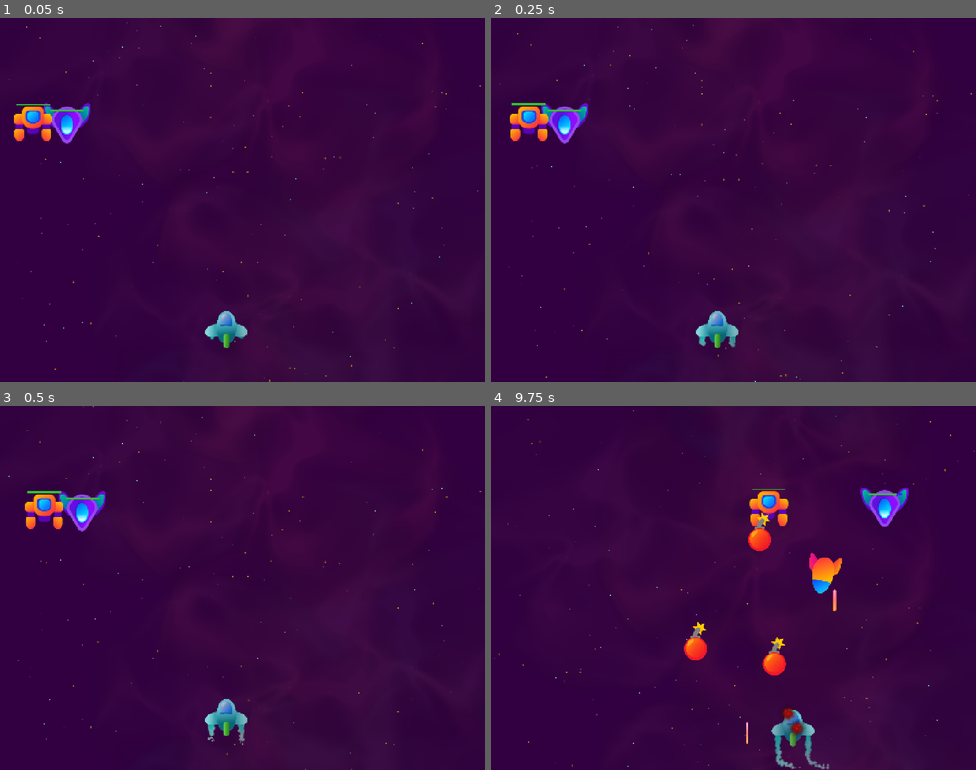
Above: before the commit, frames 1-4 (two rows, left to right).
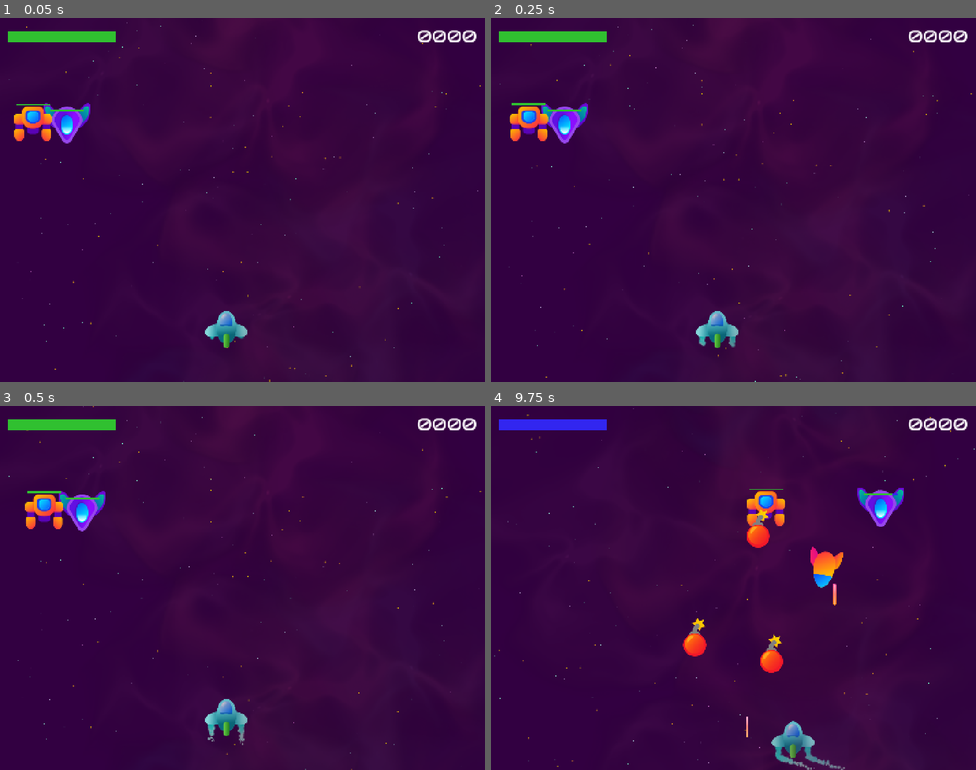
Above: after the commit, the same moments.

Repository: LHO-Developments/Godot-Projects
Game: Godot game, scene res://Scenes/Level/level.tscn
Two runs of this game, one before a commit and one after it. Both use one fixed random seed, a clock stepped at 60 frames per second and the inputs below. Sound files missing from this copy of the repository are replaced by a short silence.
Inputs:
- Up to frame 1 (0.05 s): no input
- Up to frame 2 (0.25 s): no input
- Up to frame 3 (0.5 s): no input
- Up to frame 4 (9.75 s): hold D (right) 0.53-1.28 s; tap Space (shoot) every 1.5 s from 0.6 to 9.6 s; hold S (down) 1.28-2.03 s; tap T (test) every 1.5 s from 1.35 to 8.85 s; hold D (right) 2.03-2.78 s; hold W (up) 2.78-3.53 s; hold A (left) 3.53-5.03 s; hold S (down) 5.03-5.78 s; hold D (right) 5.78-6.53 s; hold W (up) 6.53-7.28 s; hold D (right) 7.28-8.03 s; hold S (down) 8.03-8.78 s; hold A (left) 8.78-9.53 s; hold W (up) from 9.53 s (still down)

The runs differ from the first frame. In frame 1, 1.0% of the frame differs, in the area x 1-99%, y 3-7%; in frame 2, 1.0%; in frame 3, 1.0%; in frame 4, 4.4%, in the area x 0-100%, y 0-100%.

Commit message:
Add player damage

Diff:
--- a/Space Ace/space-ace/Globals/SignalHub.gd
+++ b/Space Ace/space-ace/Globals/SignalHub.gd
@@ -3,7 +3,11 @@
 
 signal spawn_pool_object(position: Vector2, scene: PackedScene)
 
+signal player_take_damage(damage: int)
 
+
+func emit_player_take_damage(damage: int) -> void:
+	player_take_damage.emit(damage)
 
 func emit_spawn_pool_object(position: Vector2, scene: PackedScene) -> void:
 	spawn_pool_object.emit(position, scene)
--- /dev/null
+++ b/Space Ace/space-ace/Scenes/GameUi/GameUi.gd
@@ -0,0 +1,24 @@
+class_name GameUi
+
+
+extends Control
+
+
+@onready var health_bar: HealthBar = $MarginContainer/HealthBar
+@onready var music: AudioStreamPlayer = $Music
+
+
+# Called when the node enters the scene tree for the first time.
+func _ready() -> void:
+	SignalHub.player_take_damage.connect(on_player_take_damage)
+
+
+
+func on_player_take_damage(damage: int) -> void:
+	health_bar.take_damage(damage)
+
+
+
+func _on_health_bar_died() -> void:
+	music.stop()
+	get_tree().paused = true
--- /dev/null
+++ b/Space Ace/space-ace/Scenes/GameUi/GameUi.tscn
@@ -0,0 +1,49 @@
+[gd_scene format=3 uid="uid://cna5uq6wchu3"]
+
+[ext_resource type="PackedScene" uid="uid://bjf1f0i87ltoi" path="res://Component/HealthBar/HealthBar.tscn" id="1_anb74"]
+[ext_resource type="Script" uid="uid://ng1qj8x0t7sq" path="res://Scenes/GameUi/GameUi.gd" id="1_tt7lr"]
+[ext_resource type="FontFile" uid="uid://fkfw3g8rmnsq" path="res://Asset/Fonts/Audiowide-Regular.ttf" id="2_anolp"]
+[ext_resource type="AudioStream" uid="uid://bff46334vulgi" path="res://Asset/Sounds/830558__universfield__dark-80s-sci-fi-atmosphere.mp3" id="3_anolp"]
+
+[sub_resource type="LabelSettings" id="LabelSettings_tt7lr"]
+font = ExtResource("2_anolp")
+font_size = 48
+
+[node name="GameUi" type="Control" unique_id=2042328640]
+layout_mode = 3
+anchors_preset = 15
+anchor_right = 1.0
+anchor_bottom = 1.0
+grow_horizontal = 2
+grow_vertical = 2
+script = ExtResource("1_tt7lr")
+
+[node name="MarginContainer" type="MarginContainer" parent="." unique_id=562544091]
+layout_mode = 1
+anchors_preset = 10
+anchor_right = 1.0
+grow_horizontal = 2
+theme_override_constants/margin_left = 24
+theme_override_constants/margin_top = 24
+theme_override_constants/margin_right = 24
+theme_override_constants/margin_bottom = 24
+
+[node name="HealthBar" parent="MarginContainer" unique_id=720456850 instance=ExtResource("1_anb74")]
+custom_minimum_size = Vector2(320, 32)
+layout_mode = 2
+size_flags_horizontal = 0
+size_flags_vertical = 4
+
+[node name="ScoreLabel" type="Label" parent="MarginContainer" unique_id=1200439394]
+layout_mode = 2
+size_flags_horizontal = 8
+text = "0000"
+label_settings = SubResource("LabelSettings_tt7lr")
+
+[node name="Music" type="AudioStreamPlayer" parent="." unique_id=373411825]
+stream = ExtResource("3_anolp")
+volume_db = -10.0
+autoplay = true
+parameters/looping = true
+
+[connection signal="died" from="MarginContainer/HealthBar" to="." method="_on_health_bar_died"]
--- a/Space Ace/space-ace/Scenes/Level/level.tscn
+++ b/Space Ace/space-ace/Scenes/Level/level.tscn
@@ -6,6 +6,7 @@
 [ext_resource type="PackedScene" uid="uid://lie5jjga5efr" path="res://Scenes/Projectile/HomingMissile.tscn" id="4_43gce"]
 [ext_resource type="PackedScene" uid="uid://ceqdwewjsd72c" path="res://Scenes/Enemy/EnemyVee.tscn" id="5_7i4w6"]
 [ext_resource type="PackedScene" uid="uid://de07mjhw6t4nk" path="res://Scenes/Enemy/EnemyRobot.tscn" id="6_q8n36"]
+[ext_resource type="PackedScene" uid="uid://cna5uq6wchu3" path="res://Scenes/GameUi/GameUi.tscn" id="7_q8n36"]
 
 [sub_resource type="Curve2D" id="Curve2D_06ioy"]
 _data = {
@@ -33,3 +34,7 @@
 [node name="EnemyRobot" parent="Path2D" unique_id=919102646 instance=ExtResource("6_q8n36")]
 position = Vector2(94, 314)
 speed = 75.0
+
+[node name="GameUi" parent="." unique_id=2042328640 instance=ExtResource("7_q8n36")]
+offset_right = 1440.0
+offset_bottom = 1080.0
--- /dev/null
+++ b/Space Ace/space-ace/Scenes/Player/Player.gd
@@ -0,0 +1,7 @@
+class_name Player
+
+
+extends Node2D
+
+func _on_hitbox_hit(damage: int) -> void:
+	SignalHub.emit_player_take_damage(damage)
--- a/Space Ace/space-ace/Scenes/Player/Player.tscn
+++ b/Space Ace/space-ace/Scenes/Player/Player.tscn
@@ -2,6 +2,7 @@
 
 [ext_resource type="PackedScene" uid="uid://bo3gnni0lowo6" path="res://Scenes/PlayerThrust/PlayerThrust.tscn" id="1_h54ih"]
 [ext_resource type="Texture2D" uid="uid://bhcn17efdadjl" path="res://Asset/Images/player.png" id="1_s0eop"]
+[ext_resource type="Script" uid="uid://cpuleh6uo5ln0" path="res://Scenes/Player/Player.gd" id="1_t26db"]
 [ext_resource type="PackedScene" uid="uid://dbcp152uveyfj" path="res://Component/Movement/PlayerMovement.tscn" id="2_ft8w5"]
 [ext_resource type="PackedScene" uid="uid://boyyskfj358lw" path="res://Component/Shooter/ManualShooter/ManualShooter.tscn" id="4_ude3g"]
 [ext_resource type="PackedScene" uid="uid://cdx1hlyeam1ol" path="res://Scenes/Projectile/PlayerLaser.tscn" id="5_jmcll"]
@@ -11,6 +12,7 @@
 radius = 45.0
 
 [node name="Player" type="Node2D" unique_id=1328625762 groups=["player"]]
+script = ExtResource("1_t26db")
 
 [node name="PlayerThrust" parent="." unique_id=1830897507 instance=ExtResource("1_h54ih")]
 position = Vector2(44, 14)
@@ -29,4 +31,8 @@
 
 [node name="Hitbox" parent="." unique_id=1733803325 instance=ExtResource("6_4wape")]
 collision_mask = 6
+max_collisions = 1
+damage_dealt = 0
 collision_shape = SubResource("CircleShape2D_4wape")
+
+[connection signal="hit" from="Hitbox" to="." method="_on_hitbox_hit"]
--- a/Space Ace/space-ace/Scenes/Projectile/EnemyBomb.tscn
+++ b/Space Ace/space-ace/Scenes/Projectile/EnemyBomb.tscn
@@ -23,4 +23,5 @@
 
 [node name="Hitbox" parent="." index="4" unique_id=1733803325]
 position = Vector2(0, 24)
+damage_dealt = 30
 collision_shape = SubResource("CircleShape2D_fj0le")
--- a/Space Ace/space-ace/Scenes/Projectile/EnemyLaser.tscn
+++ b/Space Ace/space-ace/Scenes/Projectile/EnemyLaser.tscn
@@ -27,4 +27,5 @@
 [node name="Hitbox" parent="." index="4" unique_id=1733803325]
 collision_layer = 4
 collision_mask = 1
+damage_dealt = 5
 collision_shape = SubResource("CapsuleShape2D_10ohv")
--- a/Space Ace/space-ace/Scenes/Projectile/HomingMissile.tscn
+++ b/Space Ace/space-ace/Scenes/Projectile/HomingMissile.tscn
@@ -26,4 +26,5 @@
 
 [node name="Hitbox" parent="." index="4" unique_id=1733803325]
 rotation = 1.5707964
+damage_dealt = 30
 collision_shape = SubResource("CapsuleShape2D_ivttq")
Not shown, added: Space Ace/space-ace/Scenes/GameUi/GameUi.gd.uid
Not shown, added: Space Ace/space-ace/Scenes/Player/Player.gd.uid
